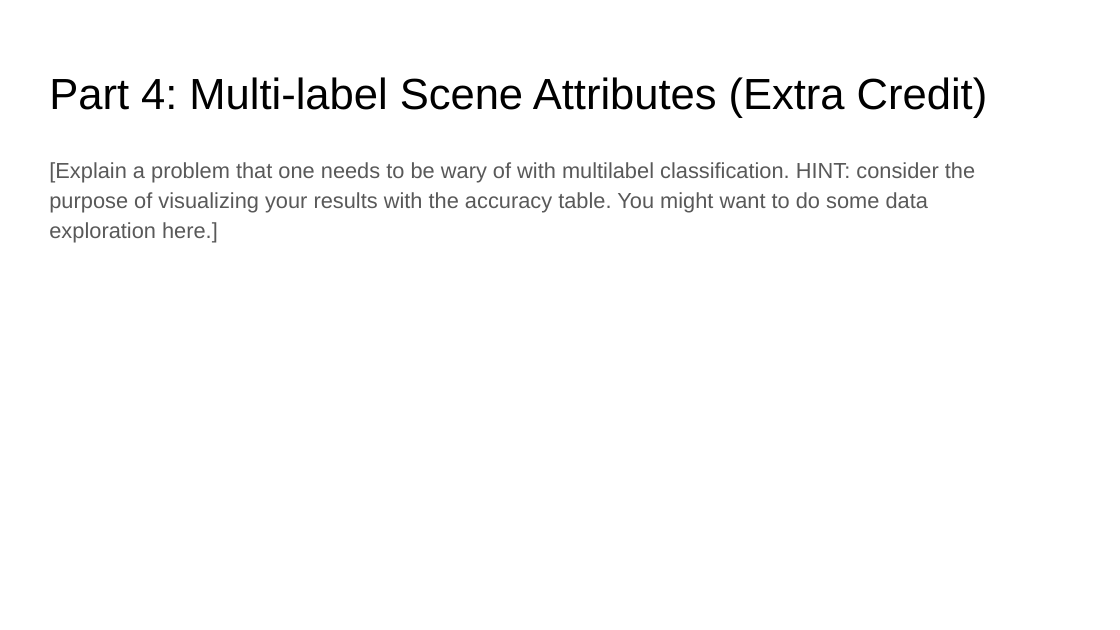
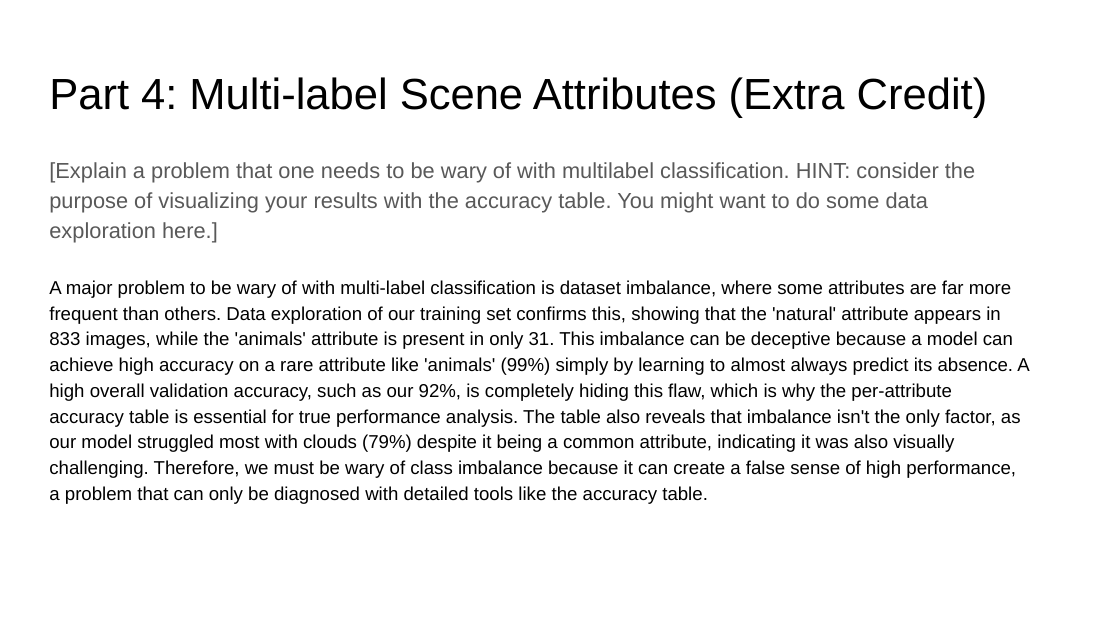
Before and after one commit to aashutoshav/Computer-Vision-Project-3, a slide deck: slide 14 of docs/proj3_report.pptx. Drawn at 1120x630 pixels with LibreOffice and Linux fonts; fonts in the diff are those of the drawing. Boxes give left, top, right and bottom in pixels: in the first picture for what was removed or moved away, otherwise in the second. Text is boxed around its words. In the diff, an @@ line names an element or a change of style, - is before the commit and + after.

```diff
--- a/docs/proj3_report.pptx
+++ b/docs/proj3_report.pptx
@@ text at <box>49,280,1029,504</box>: paragraph added @@
+A major problem to be wary of with multi-label classification is dataset imbalance, where some attributes are far more frequent than others. Data exploration of our training set confirms this, showing that the 'natural' attribute appears in 833 images, while the 'animals' attribute is present in only 31. This imbalance can be deceptive because a model can achieve high accuracy on a rare attribute like 'animals' (99%) simply by learning to almost always predict its absence. A high overall validation accuracy, such as our 92%, is completely hiding this flaw, which is why the per-attribute accuracy table is essential for true performance analysis. The table also reveals that imbalance isn't the only factor, as our model struggled most with clouds (79%) despite it being a common attribute, indicating it was also visually challenging. Therefore, we must be wary of class imbalance because it can create a false sense of high performance, a problem that can only be diagnosed with detailed tools like the accuracy table.
```
Also in this commit, not shown: 11 other slides changed, 2 slides added, 2 slides removed, 2 other files.
